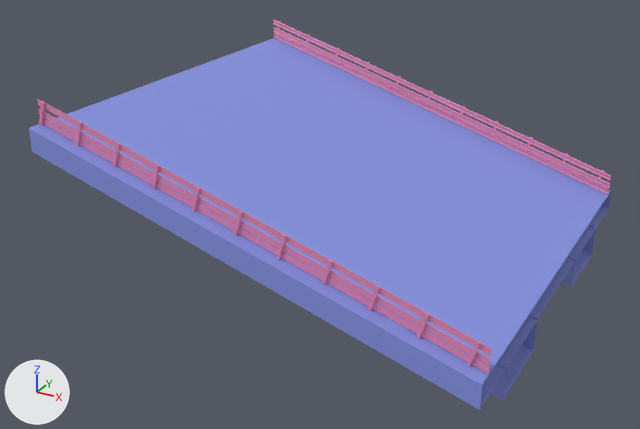
The FBX model Gamen't/Assets/Warner/Road/FBX/RoadRechtUpDown.fbx as it was, and as the next commit left it.
One viewpoint serves both versions: a camera (50 mm lens) standing at (17.4, -34.9, 14.4) and looking at (-1.0, -1.4, -2.3). Arrows for +X, +Y and +Z are at lower left; the lights stay in place. Where no turn or scale is listed for an object, it has been applied to the vertices.

Script lines for the objects in view, before the commit:
```python
me_plane_019 = bpy.data.meshes.new('Plane.019')
me_plane_019.from_pydata(...)  # 28 vertices, 12 faces; spans x -10.0..10.0, y -10.0..10.0, z -5.4..3.0
me_plane_019.materials.append(mat_roadrechtupdown)  # blue #8996e7
# before: 2 (10.0, -6.0, -3.0) at pixel (517, 331), 3 (10.0, 6.0, -3.0) at pixel (592, 218), 16 (-10.0, -6.0, 3.0) at pixel (95, 103), 17 (-10.0, 6.0, 3.0) at pixel (242, 49)
me_plane_032 = bpy.data.meshes.new('Plane.032')
me_plane_032.from_pydata(...)  # 554 vertices, 482 faces; spans x -10.0..10.0, y -9.5..9.5, z -2.9..4.1
me_plane_032.materials.append(mat_railingrechtupdown)  # pink #e78cb7
ob_railingappart_001 = bpy.data.objects.new('RailingAppart.001', me_plane_032)
ob_railingappart_001.location = (0.0, 0.0, 0.0)
ob_roadrecht_002 = bpy.data.objects.new('RoadRecht.002', me_plane_019)
ob_roadrecht_002.location = (0.0, 0.0, 0.0)
```
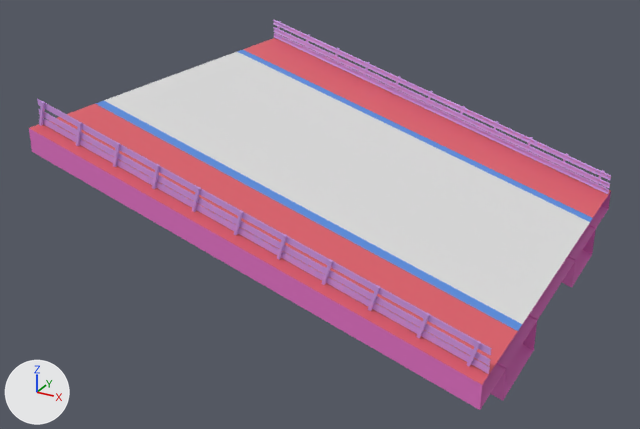
Pixel boxes (x1, y1, x2, y2) of what changed, in the pictures (640 x 429 px):
'RailingAppart.001', recoloured: (37, 20, 611, 374) in both
part 1 of me_plane_019, built on: (95, 50, 593, 331) in both
part 2 of me_plane_019, recoloured (blue to pink): (29, 128, 611, 410) in both
part 3 of me_plane_019, recoloured (blue to red): (30, 38, 611, 385) in both

What changed in the scene script:
```text
Add mat_railling:
    mat_railling = principled_material('Railling')
    mat_railling.base_color = (0.614, 0.333, 0.8)  # purple #ce9ce7
Add mat_grass:
    mat_grass = principled_material('Grass')
    mat_grass.base_color = (0.8, 0.122, 0.155)  # red #e7626e
Add mat_onderkant:
    mat_onderkant = principled_material('Onderkant')
    mat_onderkant.base_color = (0.8, 0.173, 0.579)  # pink #e773c8
Add mat_zjilijn:
    mat_zjilijn = principled_material('Zjilijn')
    mat_zjilijn.base_color = (0.102, 0.288, 0.8)  # blue #5a92e7
Add mat_road:
    mat_road = principled_material('Road')
    mat_road.base_color = (0.8, 0.8, 0.8)  # white #e7e7e7
Change me_plane_032:
    where me_plane_032.from_pydata(...)  # 554 vertices, 482 faces; spans x -10.0..10.0, y -9.5..9.5, z -2.9..4.1
    remove me_plane_032.materials.append(mat_railingrechtupdown)  # pink #e78cb7
    add me_plane_032.materials.append(mat_railling)  # purple #ce9ce7
Change me_plane_019:
    used by ob_roadrecht_002; location = (0.0, 0.0, 0.0)
    verts and faces of me_plane_019; kept vertices keep their numbers, new ones are numbered from 28
    remove me_plane_019.from_pydata(...)  # 28 vertices, 12 faces; spans x -10.0..10.0, y -10.0..10.0, z -5.4..3.0
    add me_plane_019.from_pydata(...)  # 32 vertices, 14 faces; spans x -10.0..10.0, y -10.0..10.0, z -5.4..3.0
    me_plane_019 part 1
    add delete_faces([(2, 3, 17, 16)])
    add verts[28] = (10.0, 5.4, -3.0)  # pixel (590, 222)
    add verts[29] = (10.0, -5.4, -3.0)  # pixel (522, 324)
    add verts[30] = (-10.0, 5.4, 3.0)  # pixel (237, 51)
    add verts[31] = (-10.0, -5.4, 3.0)  # pixel (103, 100)
    add faces += [(3, 17, 30, 28), (2, 29, 31, 16)]  # mat_zjilijn (blue #5a92e7)
    add faces += [(28, 30, 31, 29)]  # mat_road (white #e7e7e7)
    me_plane_019 part 2: 9 faces spanning x -10.0..10.0, y -10.0..10.0, z -5.4..3.0 switch from mat_roadrechtupdown (blue #8996e7) to mat_onderkant (pink #e774c8)
    me_plane_019 part 3: 2 faces spanning x -10.0..10.0, y -10.0..10.0, z -3.0..3.0 switch from mat_roadrechtupdown (blue #8996e7) to mat_grass (red #e7626e)
    add me_plane_019.materials.append(mat_road)  # white #e7e7e7
    add me_plane_019.materials.append(mat_zjilijn)  # blue #5a92e7
```
